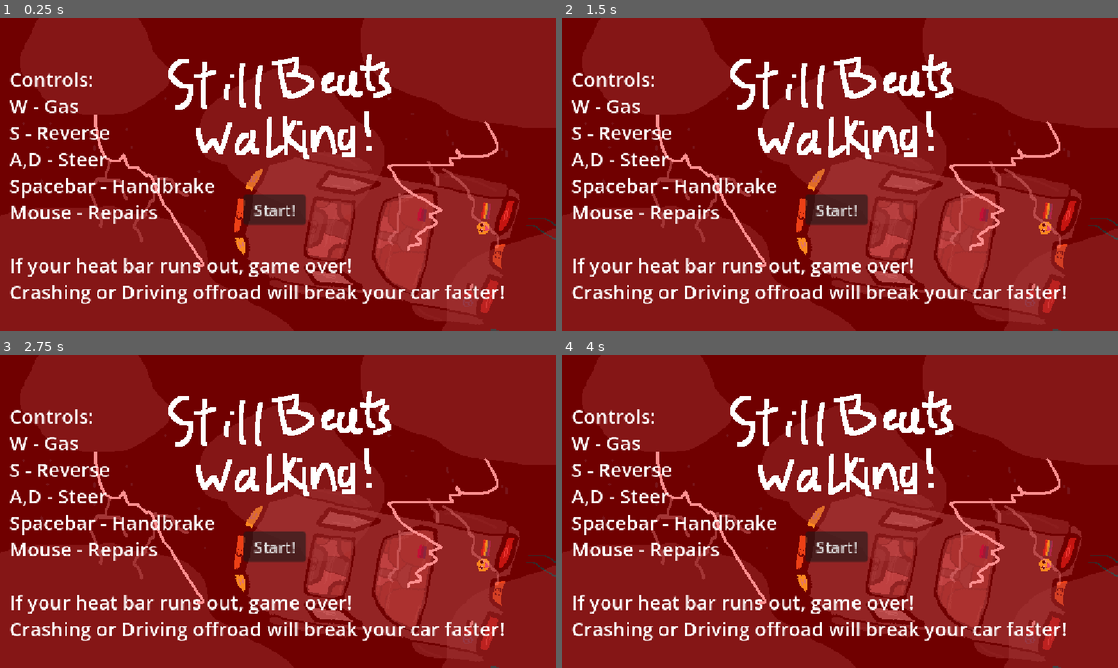
Above: before the commit, frames 1-4 (two rows, left to right).
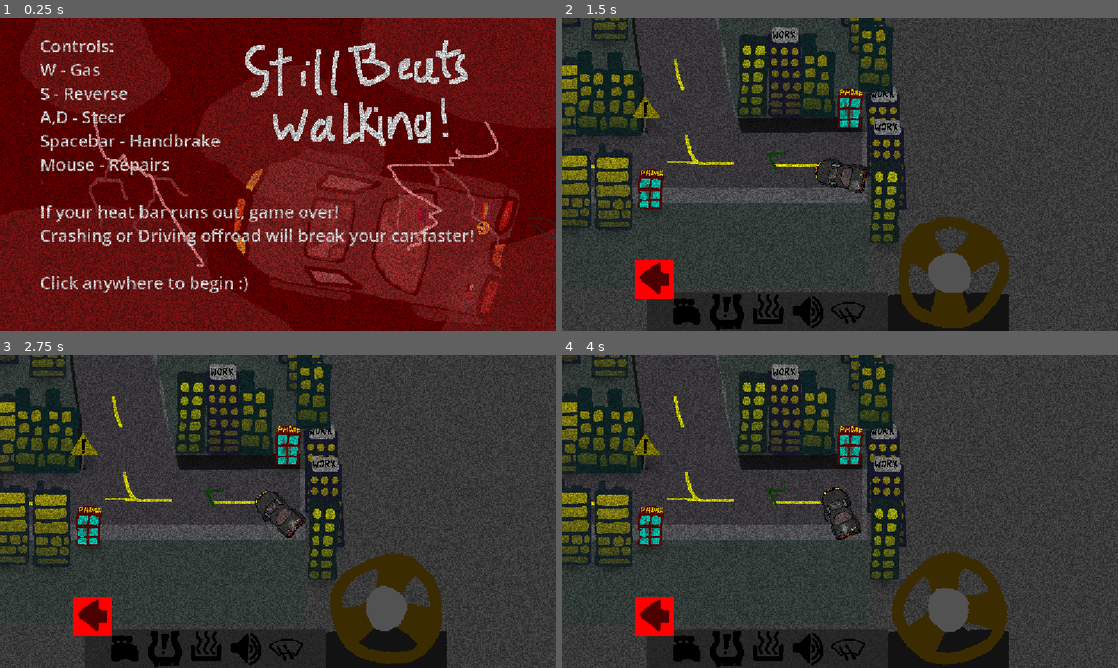
Above: after the commit, the same moments.

Repository: DBorgKiwami/game-jam-2
Game: Godot game, scene res://levels/startgame.tscn
Two runs of this game, one before a commit and one after it. Both use one fixed random seed, a clock stepped at 60 frames per second and the inputs below. Before the commit the project starts from res://levels/startscreen.tscn. The engine's default icon, where the game draws it, is replaced by a stand-in: a white triangle on a blue panel in a dark square.
Inputs (mouse positions are in pixels of both pictures, inside the frame that each line leads up to):
- Up to frame 1 (0.25 s): no input
- Up to frame 2 (1.5 s): click (834, 208) at 0.5 s, where only the run before the commit has a clickable "Start!"; click (834, 208) at 1.25 s, where only the run before the commit has a clickable "Start!"
- Up to frame 3 (2.75 s): move the mouse to (400, 495) at 2.02 s; press the mouse at (400, 495) at 2.03 s; hold Right (turn_right) from 2.03 s (still down)
- Up to frame 4 (4 s): move the mouse to (728, 527) at 2.77 s; release Right (turn_right) at 2.78 s; release the mouse at (728, 527) at 2.78 s; hold Space (brakes) 2.78-3.53 s; tap Up (gas_pedal) at 2.85 s; click (728, 527) at 3.05 s; move the mouse to (895, 442) at 3.52 s; press the mouse at (895, 442) at 3.53 s; hold Right (turn_right) from 3.53 s (still down)

The runs differ from the first frame. In frame 1, 67% of the frame differs, in the area x 0-100%, y 0-100%; in frame 2, 100%; in frame 3, 100%; in frame 4, 100%.

Commit message:
GAMESTART

Diff:
--- a/levels/finalscene.tscn
+++ b/levels/finalscene.tscn
@@ -1,5 +1,6 @@
 [gd_scene format=3 uid="uid://c3fxh2uaegfe6"]
 
+[ext_resource type="PackedScene" uid="uid://df2gph2avuxlv" path="res://levels/noise_color_rect.tscn" id="1_ecft6"]
 [ext_resource type="Texture2D" uid="uid://bvmwyebl4jni3" path="res://images/finalscene1.png" id="1_p7da5"]
 [ext_resource type="Texture2D" uid="uid://3d8853xua4eh" path="res://images/finalscene2.png" id="2_fokdw"]
 [ext_resource type="Texture2D" uid="uid://c3ewsullfohd4" path="res://images/finalscene3.png" id="3_hqgg6"]
@@ -134,8 +135,11 @@
 
 [sub_resource type="SystemFont" id="SystemFont_g4v7s"]
 font_names = PackedStringArray("Courier New")
+subpixel_positioning = 0
 
 [node name="Panel" type="CanvasLayer" unique_id=2095912444]
+
+[node name="ColorRect" parent="." unique_id=740530532 instance=ExtResource("1_ecft6")]
 
 [node name="TextureRect" type="TextureRect" parent="." unique_id=263709689]
 anchors_preset = 8
--- a/levels/gameover.gd
+++ b/levels/gameover.gd
@@ -10,7 +10,3 @@
 func _ready() -> void:
 	CarStats.reset()
 	PlayerStats.reset()
-
-#func _process(delta: float) -> void:
-	#print("in game over process")
-	#print(PlayerStats.health)
--- a/levels/gameover.tscn
+++ b/levels/gameover.tscn
@@ -2,6 +2,7 @@
 
 [ext_resource type="Script" uid="uid://2xp2hrg8e5dg" path="res://levels/gameover.gd" id="1_g5c8h"]
 [ext_resource type="Texture2D" uid="uid://dmcncdf36l43b" path="res://images/ending.png" id="1_owe7a"]
+[ext_resource type="PackedScene" uid="uid://df2gph2avuxlv" path="res://levels/noise_color_rect.tscn" id="2_5g8mi"]
 [ext_resource type="AudioStream" uid="uid://dnvrfjcc1p24e" path="res://soundeffects/music/endingsong.mp3" id="4_wk6ut"]
 
 [sub_resource type="SystemFont" id="SystemFont_yf5fn"]
@@ -10,6 +11,8 @@
 
 [node name="GameOver" type="CanvasLayer" unique_id=1099542677]
 script = ExtResource("1_g5c8h")
+
+[node name="ColorRect" parent="." unique_id=740530532 instance=ExtResource("2_5g8mi")]
 
 [node name="TextureRect" type="TextureRect" parent="." unique_id=263709689]
 anchors_preset = 8
@@ -27,6 +30,7 @@
 texture = ExtResource("1_owe7a")
 
 [node name="RestartButton" type="Button" parent="." unique_id=966130887]
+z_index = 10
 anchors_preset = 5
 anchor_left = 0.5
 anchor_right = 0.5
--- /dev/null
+++ b/levels/noise_canvas_layer.tscn
@@ -0,0 +1,15 @@
+[gd_scene format=3 uid="uid://bqjqy60sd7506"]
+
+[ext_resource type="PackedScene" uid="uid://df2gph2avuxlv" path="res://levels/noise_color_rect.tscn" id="1_mpi2i"]
+[ext_resource type="Shader" uid="uid://kqpey4lrr17l" path="res://levels/pixelate.gdshader" id="2_sh87e"]
+
+[sub_resource type="ShaderMaterial" id="ShaderMaterial_v7kwa"]
+shader = ExtResource("2_sh87e")
+shader_parameter/amount = 0.499999988824
+shader_parameter/speed = 1.0
+
+[node name="CanvasLayer" type="CanvasLayer" unique_id=942157107]
+layer = 0
+
+[node name="ColorRect" parent="." unique_id=740530532 instance=ExtResource("1_mpi2i")]
+material = SubResource("ShaderMaterial_v7kwa")
--- /dev/null
+++ b/levels/noise_color_rect.tscn
@@ -0,0 +1,17 @@
+[gd_scene format=3 uid="uid://df2gph2avuxlv"]
+
+[ext_resource type="Shader" uid="uid://kqpey4lrr17l" path="res://levels/pixelate.gdshader" id="1_q3dhg"]
+
+[sub_resource type="ShaderMaterial" id="ShaderMaterial_jw7t4"]
+shader = ExtResource("1_q3dhg")
+shader_parameter/amount = 0.499999988824
+shader_parameter/speed = 1.0
+
+[node name="ColorRect" type="ColorRect" unique_id=740530532]
+z_index = 1
+material = SubResource("ShaderMaterial_jw7t4")
+anchors_preset = 15
+anchor_right = 1.0
+anchor_bottom = 1.0
+grow_horizontal = 2
+grow_vertical = 2
--- /dev/null
+++ b/levels/pixelate.gdshader
@@ -0,0 +1,31 @@
+shader_type canvas_item;
+
+uniform sampler2D screen_tex: hint_screen_texture;
+
+uniform float amount: hint_range(0.0, 1.0, 0.01) = .2;
+
+uniform float speed: hint_range(.1, 5., 0.1) = 1.0;
+
+float random (vec2 uv) {
+    return fract(sin(dot(uv.xy,
+        vec2(12.9898,78.233))) * 43758.5453123);
+}
+
+
+void fragment() {
+
+	vec2 uv = vec2(UV.x + TIME * speed, UV.y + TIME * speed);
+
+	vec4 screen = texture(screen_tex, SCREEN_UV);
+
+
+
+	vec4 noise = vec4(random(uv), random(uv), random(uv), 1.0);
+
+	COLOR = screen * vec4(noise.r, noise.g, noise.b, amount);
+}
+
+//void light() {
+//	// Called for every pixel for every light affecting the CanvasItem.
+//	// Uncomment to replace the default light processing function with this one.
+//}
--- /dev/null
+++ b/levels/startgame.gd
@@ -0,0 +1,10 @@
+extends CanvasLayer
+const TESTLEVEL = preload("uid://ccpandbhv4j6j")
+
+# Called every frame. 'delta' is the elapsed time since the previous frame.
+func _process(delta: float) -> void:
+	if Input.is_action_pressed("left_click"):
+		start()
+
+func start():
+	get_tree().change_scene_to_packed(TESTLEVEL)
--- /dev/null
+++ b/levels/startgame.tscn
@@ -0,0 +1,62 @@
+[gd_scene format=3 uid="uid://vsj5pvmyjnb0"]
+
+[ext_resource type="Script" uid="uid://c7ox365gbyidg" path="res://levels/startgame.gd" id="1_7i5ox"]
+[ext_resource type="PackedScene" uid="uid://df2gph2avuxlv" path="res://levels/noise_color_rect.tscn" id="2_titkf"]
+[ext_resource type="Texture2D" uid="uid://dmcncdf36l43b" path="res://images/ending.png" id="3_a643a"]
+[ext_resource type="AudioStream" uid="uid://dnvrfjcc1p24e" path="res://soundeffects/music/endingsong.mp3" id="4_r38gh"]
+[ext_resource type="Texture2D" uid="uid://bxvris0871pj7" path="res://images/title_logo.png" id="5_titkf"]
+
+[node name="Startgame" type="CanvasLayer" unique_id=1099542677]
+script = ExtResource("1_7i5ox")
+
+[node name="ColorRect" parent="." unique_id=740530532 instance=ExtResource("2_titkf")]
+offset_top = -1.0
+offset_bottom = -1.0
+
+[node name="TextureRect" type="TextureRect" parent="." unique_id=263709689]
+anchors_preset = 8
+anchor_left = 0.5
+anchor_top = 0.5
+anchor_right = 0.5
+anchor_bottom = 0.5
+offset_left = -586.0
+offset_top = -385.0
+offset_right = 494.0
+offset_bottom = 335.0
+grow_horizontal = 2
+grow_vertical = 2
+scale = Vector2(1.08, 1.08)
+texture = ExtResource("3_a643a")
+
+[node name="Ending Song" type="AudioStreamPlayer2D" parent="." unique_id=1758688977]
+stream = ExtResource("4_r38gh")
+autoplay = true
+
+[node name="Title" type="TextureRect" parent="." unique_id=1874661211]
+offset_left = 481.0
+offset_top = 22.0
+offset_right = 993.0
+offset_bottom = 278.0
+texture = ExtResource("5_titkf")
+
+[node name="RichTextLabel" type="RichTextLabel" parent="." unique_id=1017894260]
+anchors_preset = 5
+anchor_left = 0.5
+anchor_right = 0.5
+offset_left = -493.0
+offset_top = 33.0
+offset_right = 573.0
+offset_bottom = 833.0
+grow_horizontal = 2
+theme_override_font_sizes/normal_font_size = 35
+text = "Controls:
+W - Gas
+S - Reverse
+A,D - Steer
+Spacebar - Handbrake
+Mouse - Repairs
+
+If your heat bar runs out, game over!
+Crashing or Driving offroad will break your car faster!
+
+Click anywhere to begin :)"
--- a/levels/startscreen.tscn
+++ b/levels/startscreen.tscn
@@ -1,65 +1,11 @@
 [gd_scene format=3 uid="uid://bh6rowcn4bbtq"]
 
 [ext_resource type="Script" uid="uid://2xp2hrg8e5dg" path="res://levels/gameover.gd" id="1_xrfxq"]
-[ext_resource type="Texture2D" uid="uid://dmcncdf36l43b" path="res://images/ending.png" id="2_emqto"]
 [ext_resource type="AudioStream" uid="uid://dnvrfjcc1p24e" path="res://soundeffects/music/endingsong.mp3" id="3_7ich7"]
-[ext_resource type="Texture2D" uid="uid://bxvris0871pj7" path="res://images/title_logo.png" id="4_emqto"]
 
 [node name="TitleScreen" type="CanvasLayer" unique_id=1099542677]
 script = ExtResource("1_xrfxq")
 
-[node name="TextureRect" type="TextureRect" parent="." unique_id=263709689]
-anchors_preset = 8
-anchor_left = 0.5
-anchor_top = 0.5
-anchor_right = 0.5
-anchor_bottom = 0.5
-offset_left = -586.0
-offset_top = -385.0
-offset_right = 494.0
-offset_bottom = 335.0
-grow_horizontal = 2
-grow_vertical = 2
-scale = Vector2(1.08, 1.08)
-texture = ExtResource("2_emqto")
-
-[node name="StartButton" type="Button" parent="." unique_id=966130887]
-anchors_preset = 5
-anchor_left = 0.5
-anchor_right = 0.5
-offset_left = -72.0
-offset_top = 366.0
-offset_right = -7.0
-offset_bottom = 397.0
-grow_horizontal = 2
-scale = Vector2(2, 2)
-text = "Start!"
-
 [node name="Ending Song" type="AudioStreamPlayer2D" parent="." unique_id=1758688977]
 stream = ExtResource("3_7ich7")
 autoplay = true
-
-[node name="TextureRect2" type="TextureRect" parent="." unique_id=239300951]
-offset_left = 323.0
-offset_top = 50.0
-offset_right = 835.0
-offset_bottom = 306.0
-texture = ExtResource("4_emqto")
-
-[node name="RichTextLabel" type="RichTextLabel" parent="." unique_id=244293309]
-offset_left = 20.0
-offset_top = 99.0
-offset_right = 1086.0
-offset_bottom = 603.0
-theme_override_font_sizes/normal_font_size = 40
-text = "Controls:
-W - Gas
-S - Reverse
-A,D - Steer
-Spacebar - Handbrake
-Mouse - Repairs
-
-If your heat bar runs out, game over!
-Crashing or Driving offroad will break your car faster!"
-
-[connection signal="pressed" from="StartButton" to="." method="_on_restart_button_pressed"]
--- a/levels/testlevel.tscn
+++ b/levels/testlevel.tscn
@@ -18,6 +18,7 @@
 [ext_resource type="PackedScene" uid="uid://frcemd4seoc6" path="res://levels/bench.tscn" id="16_hnalp"]
 [ext_resource type="PackedScene" uid="uid://dqqlr03dm1s1" path="res://levels/grocery_store.tscn" id="17_kam1y"]
 [ext_resource type="PackedScene" uid="uid://bweu00t7cgvrw" path="res://levels/drive_thru.tscn" id="18_ony54"]
+[ext_resource type="PackedScene" uid="uid://bqjqy60sd7506" path="res://levels/noise_canvas_layer.tscn" id="19_kam1y"]
 
 [sub_resource type="RectangleShape2D" id="RectangleShape2D_766f2"]
 size = Vector2(210, 10374)
@@ -38,6 +39,8 @@
 size = Vector2(8874.5, 172.75)
 
 [node name="Testlevel" type="Node2D" unique_id=1543706350]
+
+[node name="CanvasLayer" parent="." unique_id=942157107 instance=ExtResource("19_kam1y")]
 
 [node name="Storm" parent="." unique_id=1438828153 instance=ExtResource("1_t3dhk")]
 
--- a/project.godot
+++ b/project.godot
@@ -11,7 +11,7 @@
 [application]
 
 config/name="GameJam1"
-run/main_scene="uid://bh6rowcn4bbtq"
+run/main_scene="uid://vsj5pvmyjnb0"
 config/features=PackedStringArray("4.7", "Forward Plus")
 config/icon="uid://wviha2wioqlf"
 
Not shown, added: levels/pixelate.gdshader.uid
Not shown, added: levels/startgame.gd.uid
